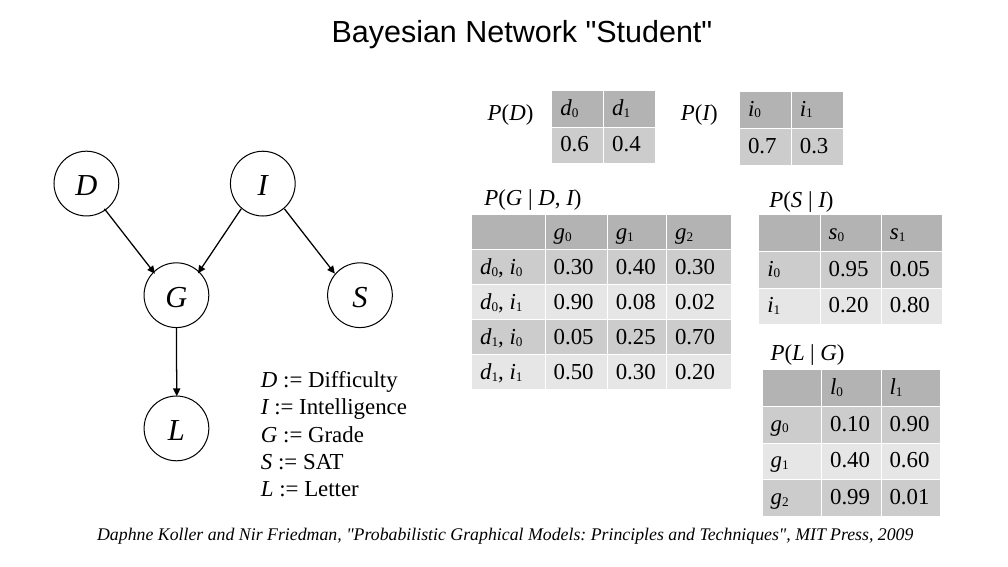
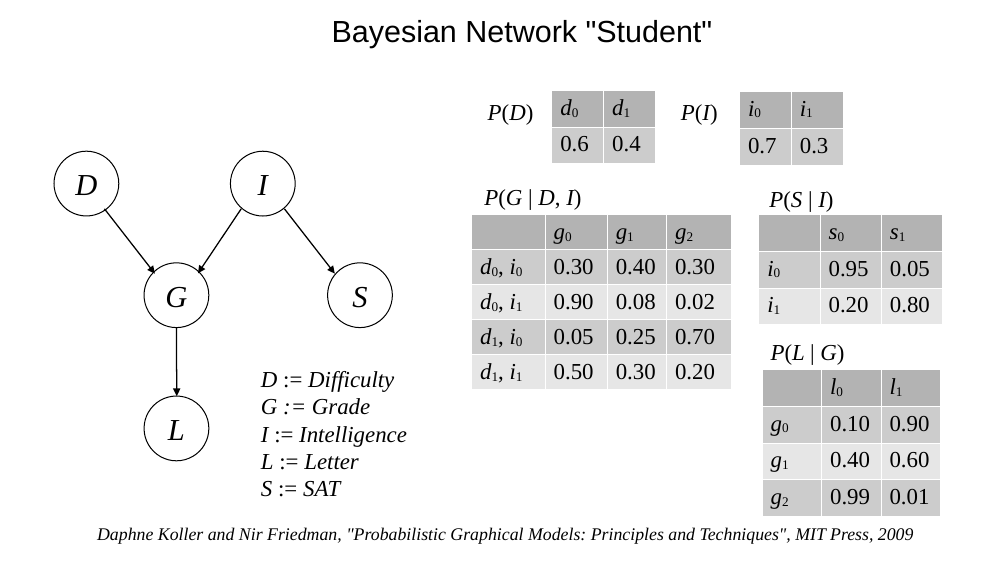
Before and after one commit to ax-va/Project-BayesianPy, a slide deck: slide 1 of models/factor_graphs/student.odp. Drawn at 1008x567 pixels with LibreOffice and Linux fonts; fonts in the diff are those of the drawing. Boxes give left, top, right and bottom in pixels: in the first picture for what was removed or moved away, otherwise in the second. Text is boxed around its words. In the diff, an @@ line names an element or a change of style, - is before the commit and + after.

```diff
--- a/models/factor_graphs/student.odp
+++ b/models/factor_graphs/student.odp
@@ text at (261,371,394,415): text changed; italic on @@
-D := Difficulty
+D := Difficulty
+G := Grade
@@ text at (261,426,407,497): italic on in "Intelligence", "SAT" @@
@@ text at (261,454,359,470): text changed; italic on @@
-G := Grade
+L := Letter
@@ text at (261,481,358,497): paragraph removed @@
-L := Letter
```
Also in this commit, not shown: 5 other files.
